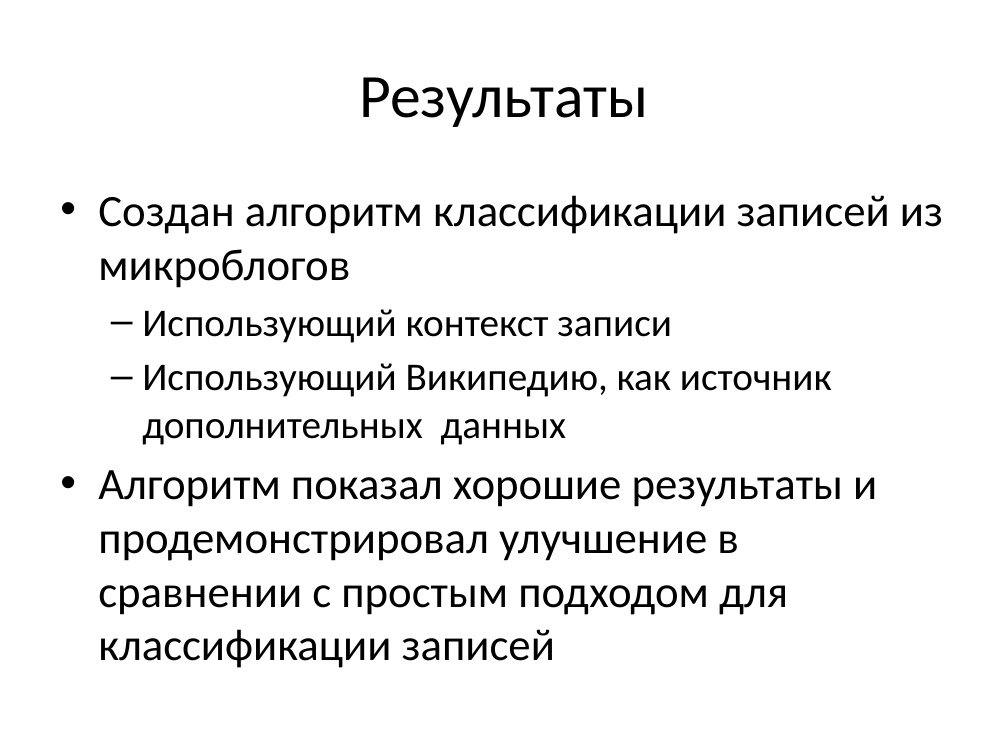
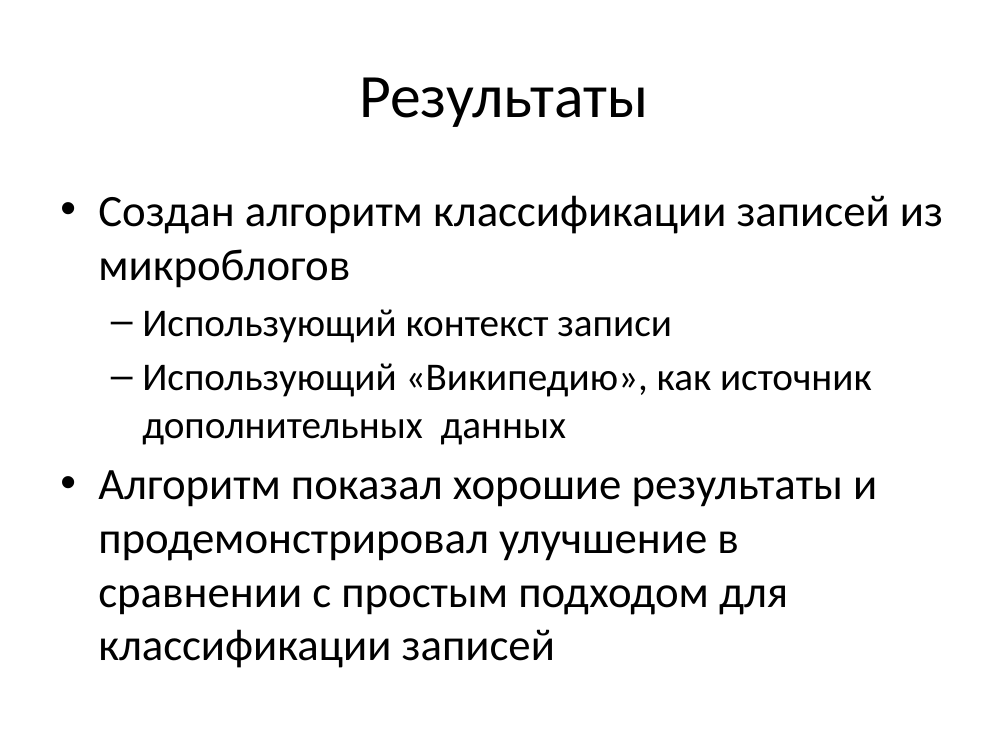
Before and after one commit to ttim/Diploma, a slide deck: slide 9 of docs/diploma.pptx. Drawn at 1008x756 pixels with LibreOffice and Linux fonts; fonts in the diff are those of the drawing. Boxes give left, top, right and bottom in pixels: in the first picture for what was removed or moved away, otherwise in the second. Text is boxed around its words. In the diff, an @@ line names an element or a change of style, - is before the commit and + after.

Commit message:
presentation is updated and text is added

```diff
--- a/docs/diploma.pptx
+++ b/docs/diploma.pptx
@@ text at bbox=[142, 363, 872, 445]: text changed @@
-  – Использующий Википедию, как источник дополнительных данных
+  – Использующий «Википедию», как источник дополнительных данных
```
Also in this commit, not shown: 6 other slides changed, 30 other files.
